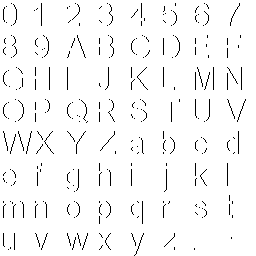
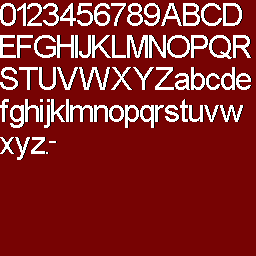
The second 256x256 image is a revision of the first. Changes to its layers:
removed layer "Layer 2" over [224,237,232,239]
renamed "Layer 1" to "Layer 4", painted on it over [0,3,252,256]
removed layer "Shadow" over [1,3,246,256]
showed "BG", painted on it over [0,0,256,256]
